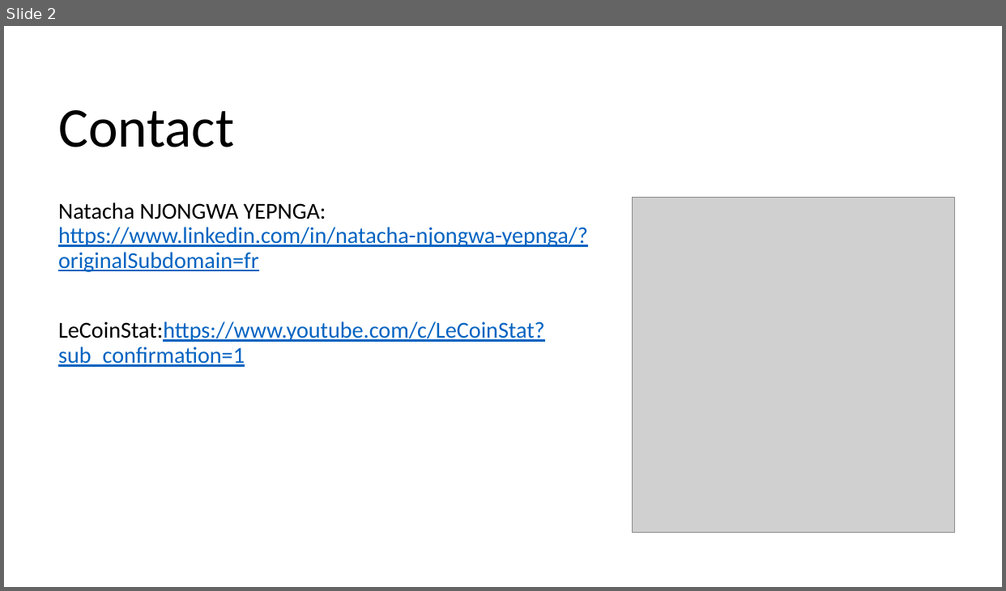
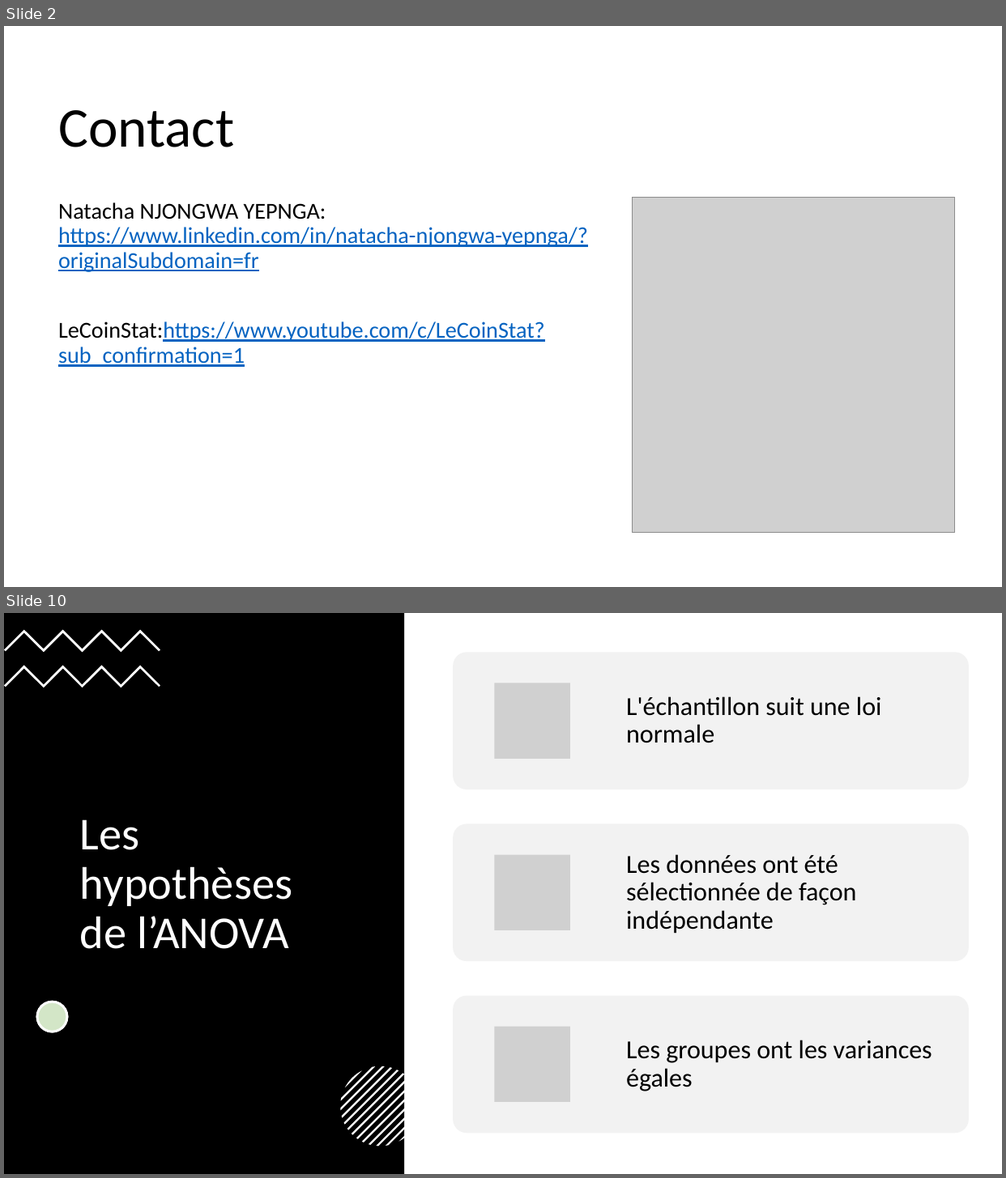
Before and after one commit to LeCoinStat/WAS, a slide deck: WAS20/Présentation1.pptx. Shown one above the other, each under a label of ours: slide 2 before the commit, slides 2 and 10 after it; the slides between them are not shown. The pictures are 1006x591 and 1006x1178 pixels, drawn with LibreOffice and Linux fonts; fonts in the diff are those of the drawing; grey boxes stand for pictures. Boxes give left, top, right and bottom in pixels: in the first picture for what was removed or moved away, otherwise in the second. Text is boxed around its words. In the diff, an @@ line names an element or a change of style, - is before the commit and + after.

Commit message:
ANOVA

```diff
--- a/WAS20/Présentation1.pptx
+++ b/WAS20/Présentation1.pptx
@@ slide 10 added at [4,613,1002,1174], background #FFFFFF @@
@@ rectangle added at [4,613,404,1174], fill #000000 @@
@@ freeform shape added at [4,629,160,652], fill #FFFFFF @@
@@ freeform shape added at [4,666,160,688], fill #FFFFFF @@
@@ title added at [80,820,292,949], 44 pt, text #FFFFFF @@
+Les hypothèses de l’ANOVA
@@ ellipse added at [37,1003,67,1033], fill #FFFFFF, outline #FFFFFF 2.25 pt @@
@@ ellipse added at [37,1003,67,1033], fill #70AD47 at 30% opacity, outline #FFFFFF 2.25 pt @@
@@ group added at [454,652,969,1133]: 3 rounded rectangles, 3 pictures, 3 texts @@
+L'échantillon suit une loi normale
+Les données ont été sélectionnée de façon indépendante
+Les groupes ont les variances égales
@@ group added at [340,1067,420,1147]: 13 freeform shapes @@
```
Also in this commit, not shown: 16 other slides added, 3 slides removed, 1 other file.
